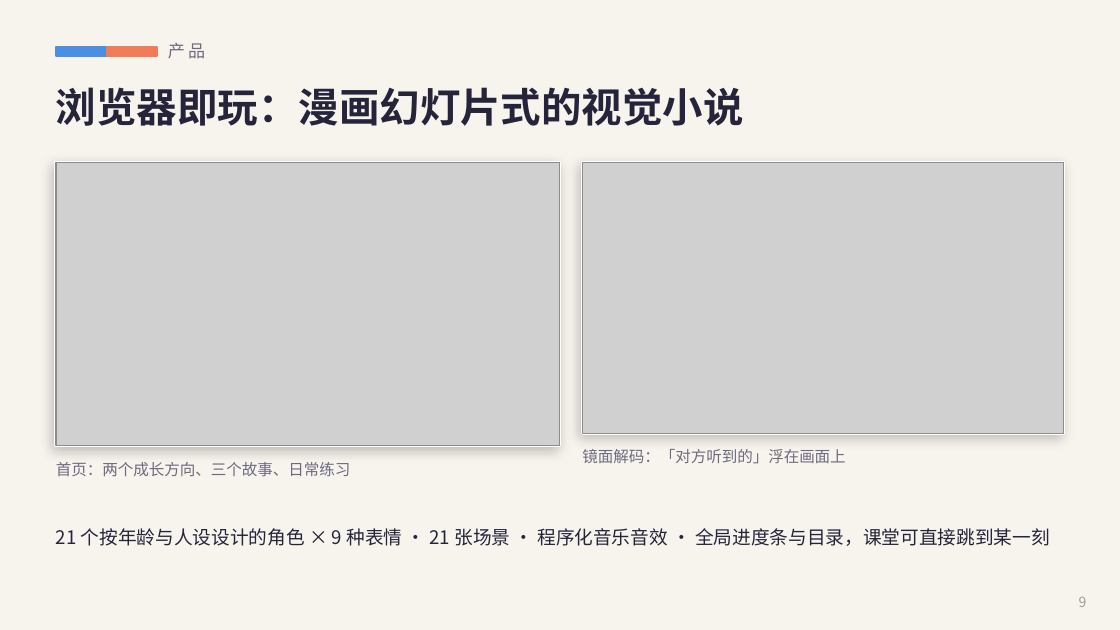
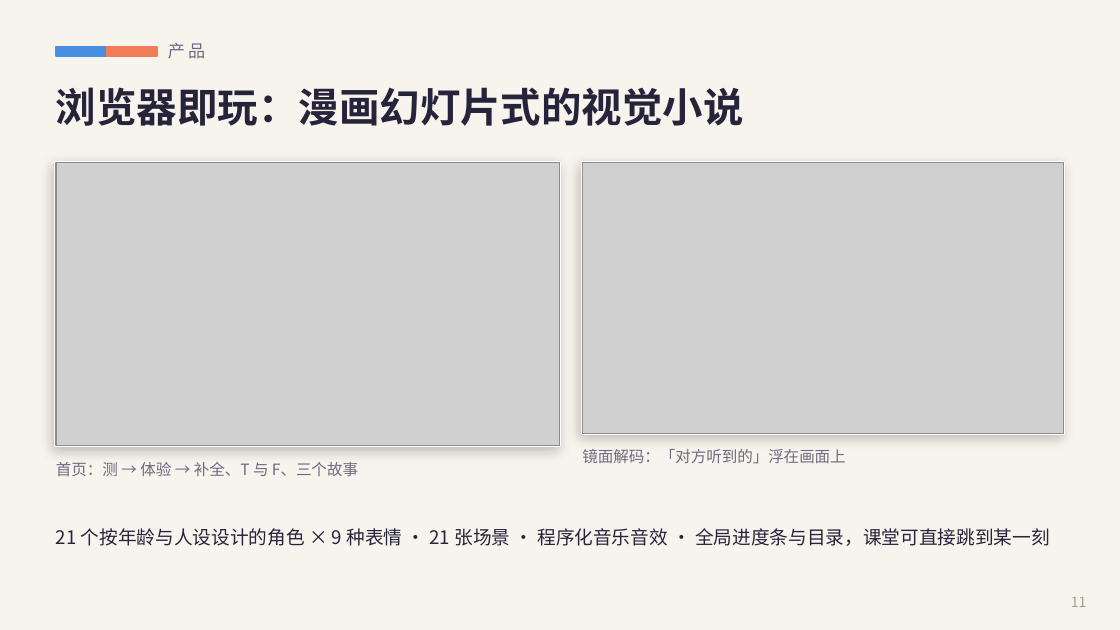
Before and after one commit to YuYuYuZero/overself-ai-edu-game, a slide deck: slide 11 of pitch/Overself-路演.pptx (slide 9 before the commit). Drawn at 1120x630 pixels with LibreOffice and Linux fonts; fonts in the diff are those of the drawing; grey boxes stand for pictures. Boxes give left, top, right and bottom in pixels: in the first picture for what was removed or moved away, otherwise in the second. Text is boxed around its words. In the diff, an @@ line names an element or a change of style, - is before the commit and + after.

```diff
--- a/pitch/Overself-路演.pptx
+++ b/pitch/Overself-路演.pptx
@@ text at [56,462,358,476]: text changed @@
-首页：两个成长方向、三个故事、日常练习
+首页：测 → 体验 → 补全、T 与 F、三个故事
@@ text at [1071,597,1087,607]: text changed @@
-9
+11
```
Also in this commit, not shown: 8 other slides changed, 5 slides added, 3 slides removed, 21 other files.
